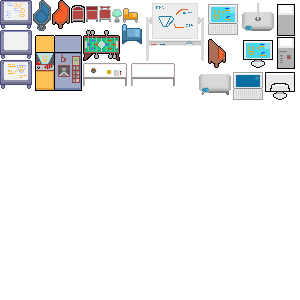
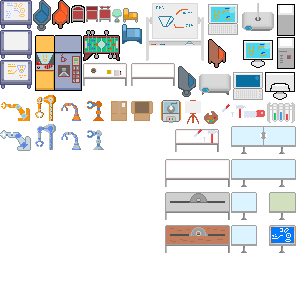
Layers edited between the first and the second 300 × 300 image:
added layer "Layer 39" above "Layer 38" over [267, 102, 295, 123]
added layer "Layer 38" above "Layer 37" over [244, 110, 265, 118]
added layer "Layer 37" above "Layer 36" over [204, 111, 218, 124]
added layer "Layer 36" above "Layer 35" over [222, 104, 246, 118]
added layer "Layer 35" above "Layer 33" over [194, 129, 218, 143]
added layer "Layer 33" above "Layer 32" over [185, 100, 201, 124]
added layer "Layer 32" above "Layer 31" over [161, 100, 181, 123]
added layer "Layer 31" above "Layer 30" over [178, 66, 196, 97]
added layer "Layer 30" above "Layer 29" over [131, 101, 153, 121]
added layer "Layer 29" above "arm" over [111, 101, 127, 121]
added layer "arm" above "Layer 28" over [0, 124, 104, 151]
added layer "Layer 28" above "Layer 27" over [87, 101, 104, 121]
added layer "Layer 27" above "Layer 26" over [61, 103, 81, 121]
added layer "Layer 26" above "Layer 25" over [35, 95, 104, 121]
added layer "Layer 25" above "Layer 24" over [1, 102, 30, 121]
added layer "Layer 34" above "Layer 1" over [165, 126, 296, 253]
